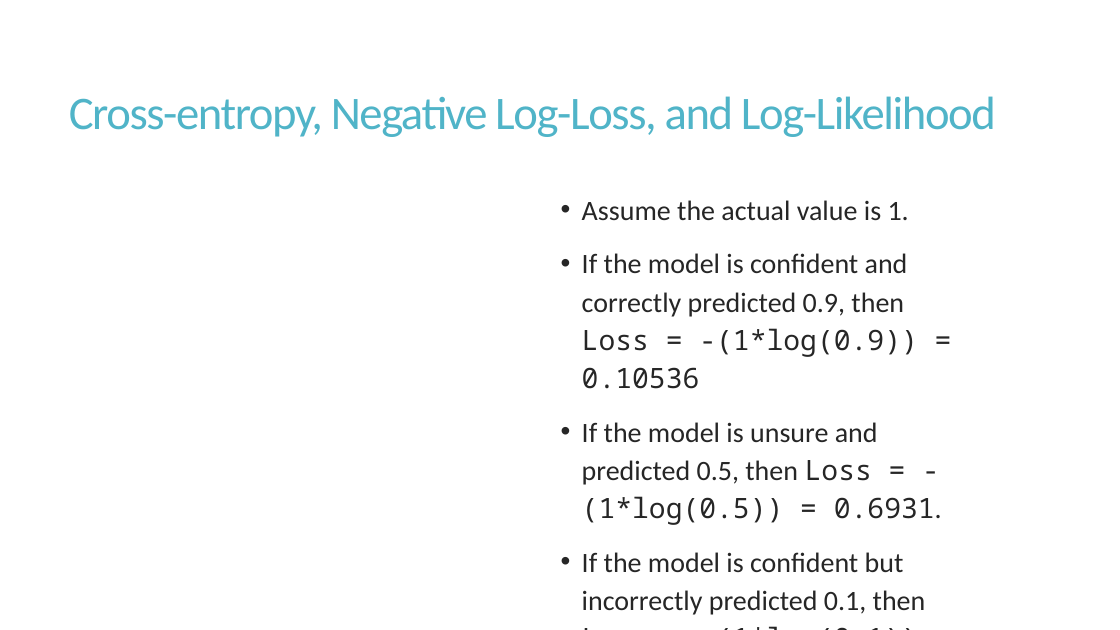
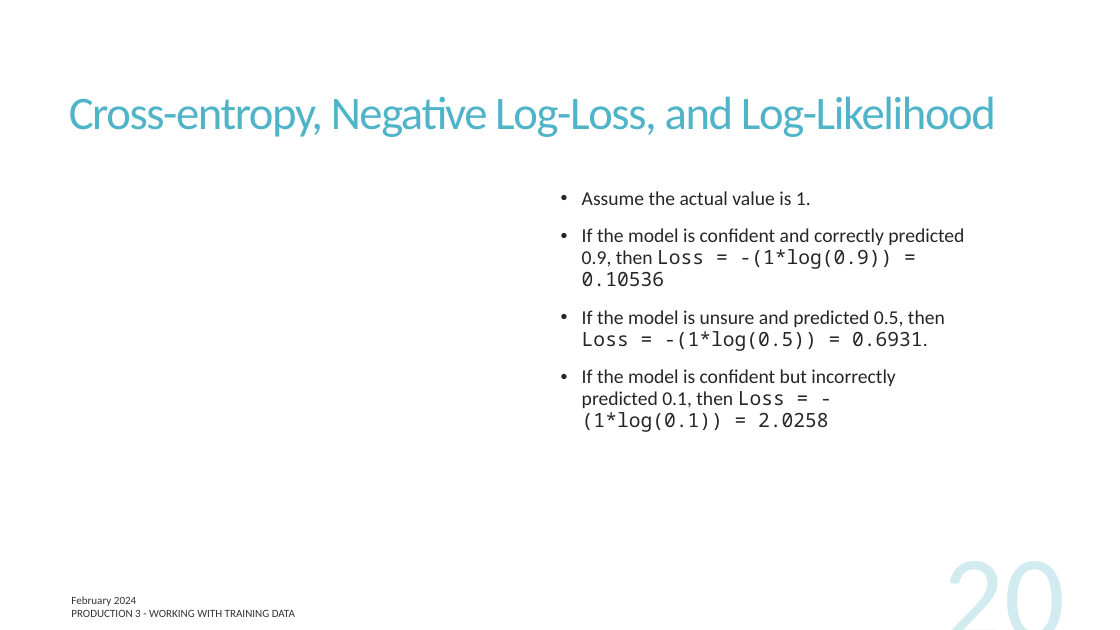
Before and after one commit to UofT-DSI/production, a slide deck: slide 20 of lessons/part_3/production_3.pptx. Drawn at 1120x630 pixels with LibreOffice and Linux fonts; fonts in the diff are those of the drawing; grey boxes stand for pictures. Boxes give left, top, right and bottom in pixels: in the first picture for what was removed or moved away, otherwise in the second. Text is boxed around its words. In the diff, an @@ line names an element or a change of style, - is before the commit and + after.

```diff
--- a/lessons/part_3/production_3.pptx
+++ b/lessons/part_3/production_3.pptx
@@ text "Assume the actual value is ..." at (x1=582, y1=191, x2=964, y2=432): size 24 to 16.8 pt; line spacing 1.14 to 0.94 @@
@@ page number added at (x1=805, y1=540, x2=1074, y2=630), 103 pt, text #50B4C8 at 25% opacity @@
+20
@@ text added at (x1=71, y1=596, x2=136, y2=606), 9.5 pt, text #000000 at 80% opacity @@
+February 2024
@@ text added at (x1=71, y1=610, x2=295, y2=617), 9.5 pt, text #000000 at 80% opacity @@
+PRODUCTION 3 - WORKING WITH TRAINING DATA
```
Also in this commit, not shown: 18 other slides changed, 4 slides added, 4 slides removed, 2 other files.
